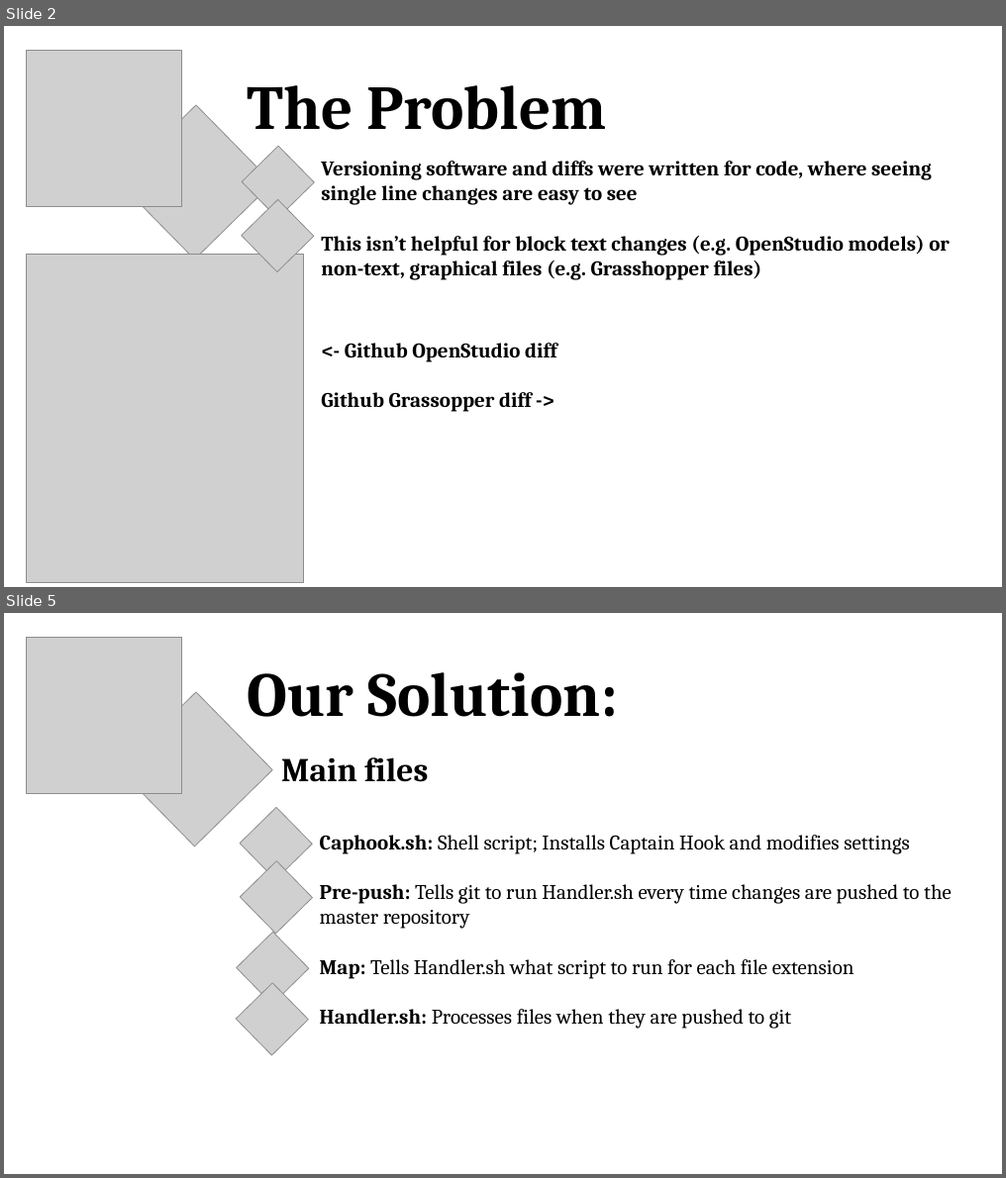
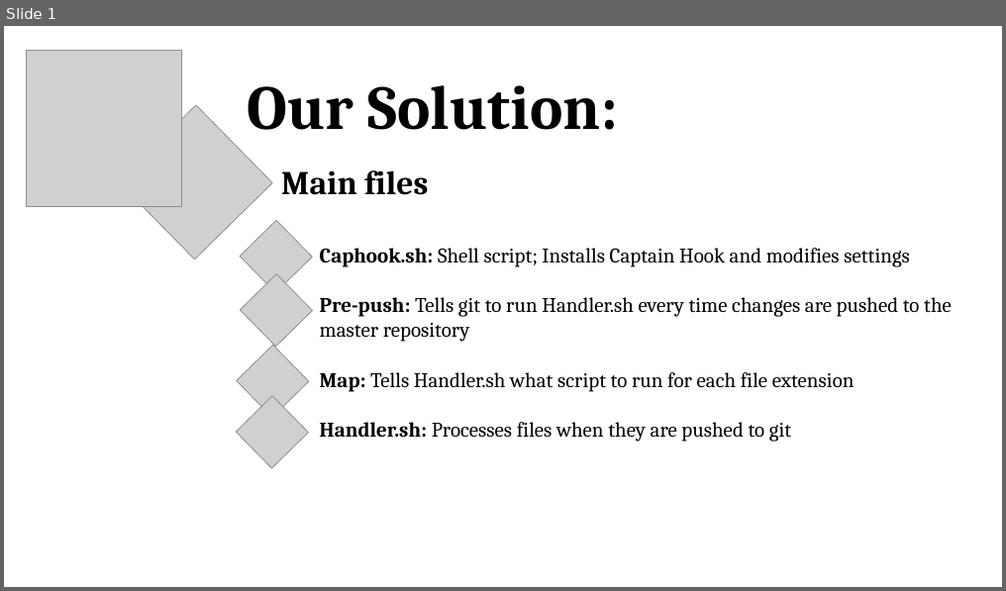
Before and after one commit to andrewsalveson/CaptainHook, a slide deck: presentation/CaptHook_Presentation_Luc.pptx. Shown one above the other, each under a label of ours: slides 2 and 5 before the commit, slide 1 after it; the slides between them are not shown. The pictures are 1006x1178 and 1006x591 pixels, drawn with LibreOffice and Linux fonts; fonts in the diff are those of the drawing; grey boxes stand for pictures. Boxes give left, top, right and bottom in pixels: in the first picture for what was removed or moved away, otherwise in the second. Text is boxed around its words. In the diff, an @@ line names an element or a change of style, - is before the commit and + after.

```diff
--- a/presentation/CaptHook_Presentation_Luc.pptx
+++ b/presentation/CaptHook_Presentation_Luc.pptx
@@ slide 2 removed at (4, 26, 1002, 587), background #FFFFFF @@
@@ picture removed at (26, 50, 181, 205) @@
@@ picture removed at (119, 105, 273, 260) @@
@@ text removed at (248, 85, 606, 130) @@
-The Problem
@@ picture removed at (242, 146, 314, 218) @@
@@ text removed at (321, 161, 949, 280) @@
-Versioning software and diffs were written for code, where seeing single line changes are easy to see
-This isn’t helpful for block text changes (e.g. OpenStudio models) or non-text, graphical files (e.g. Grasshopper files)
@@ picture removed at (242, 199, 313, 272) @@
@@ picture removed at (26, 255, 303, 583) @@
@@ text removed at (321, 343, 557, 412) @@
-<- Github OpenStudio diff
-Github Grassopper diff ->
@@ what was slide 5 is now slide 1 @@
```
Also in this commit, not shown: 6 other slides removed.
